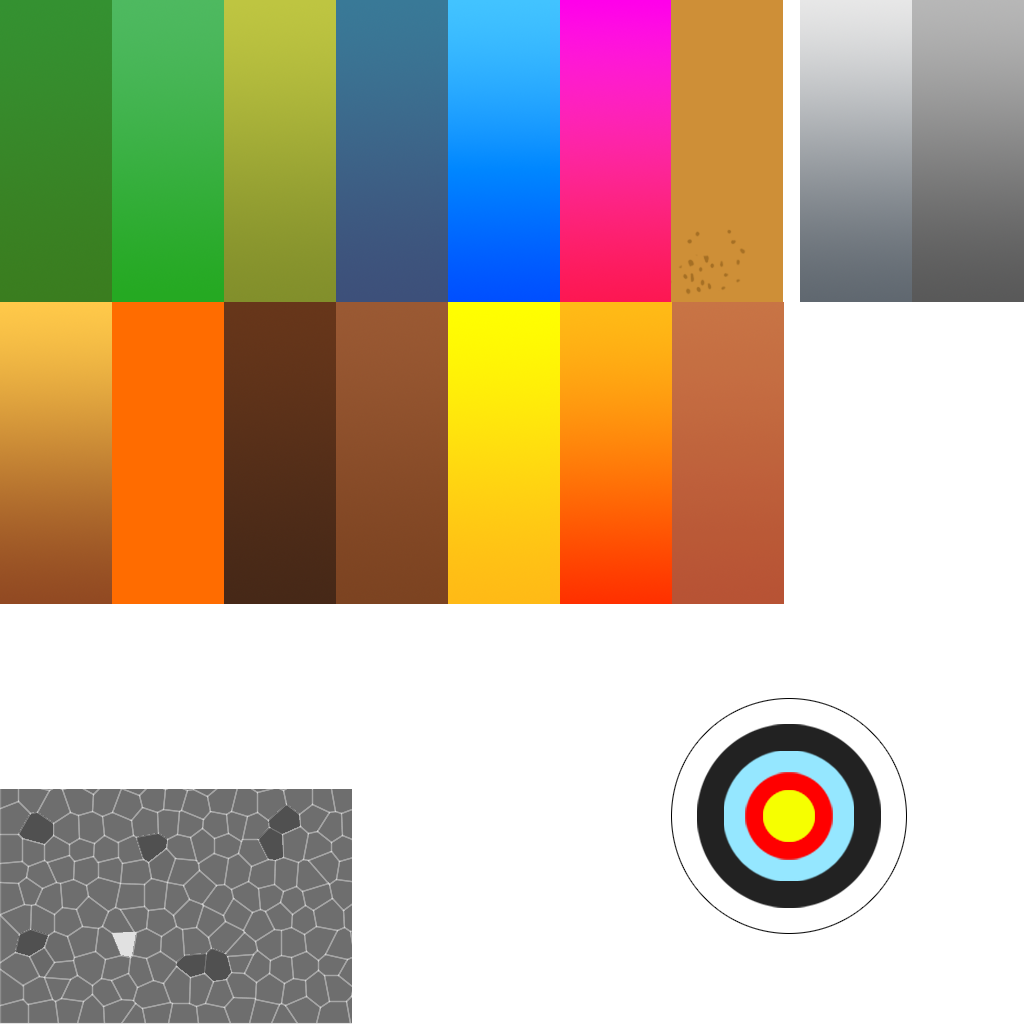
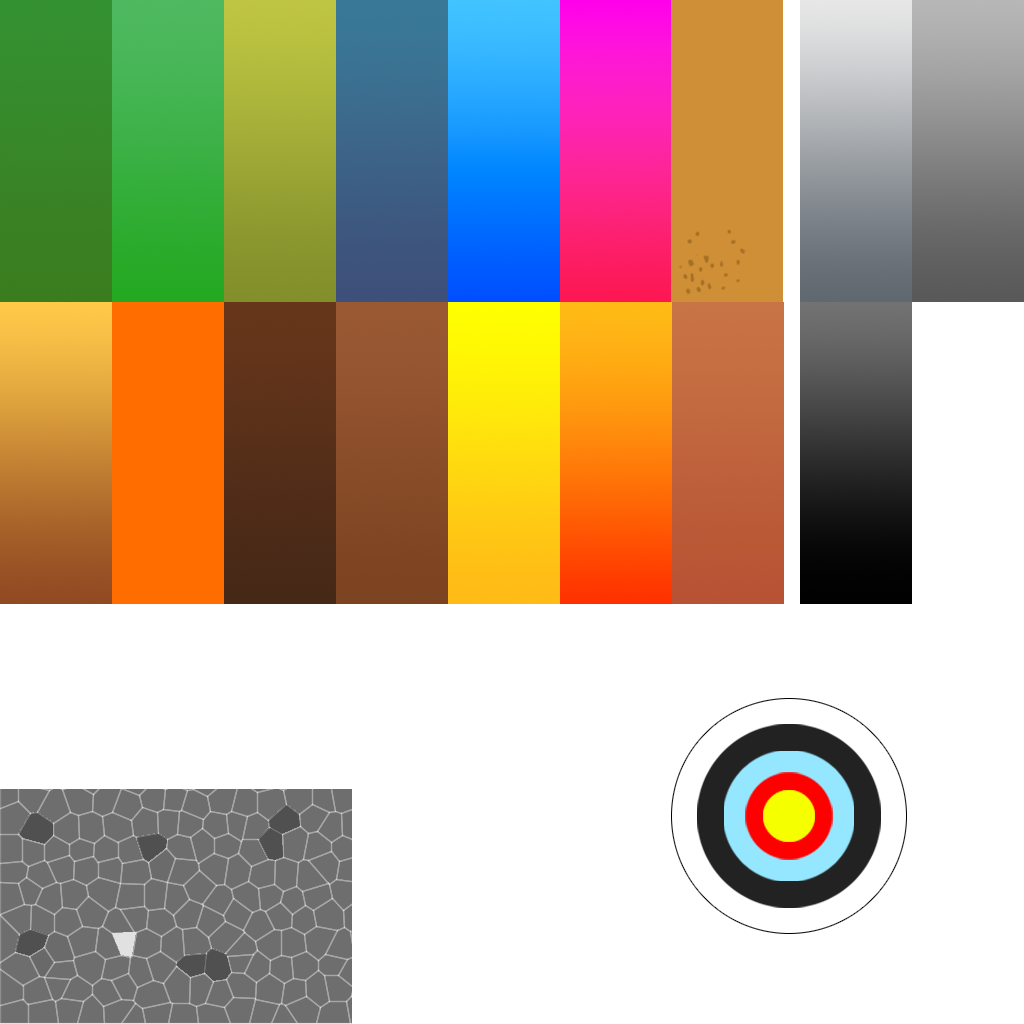
Layered file, before and after one edit (1024x1024). Changes by layer:
added layer "Layer 1 copy 17" above "Layer 1 copy 16" over [800, 302, 912, 604]
